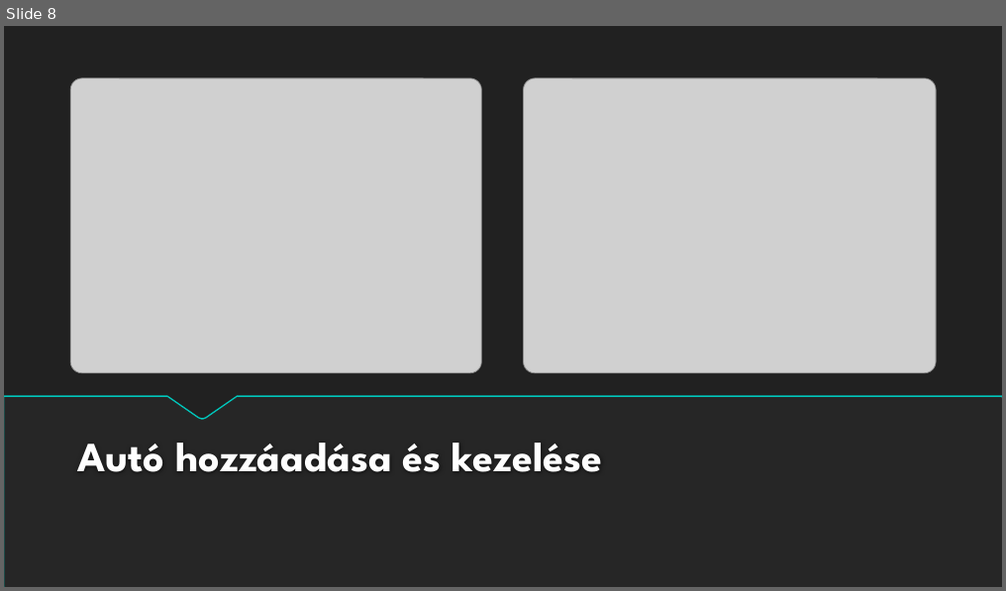
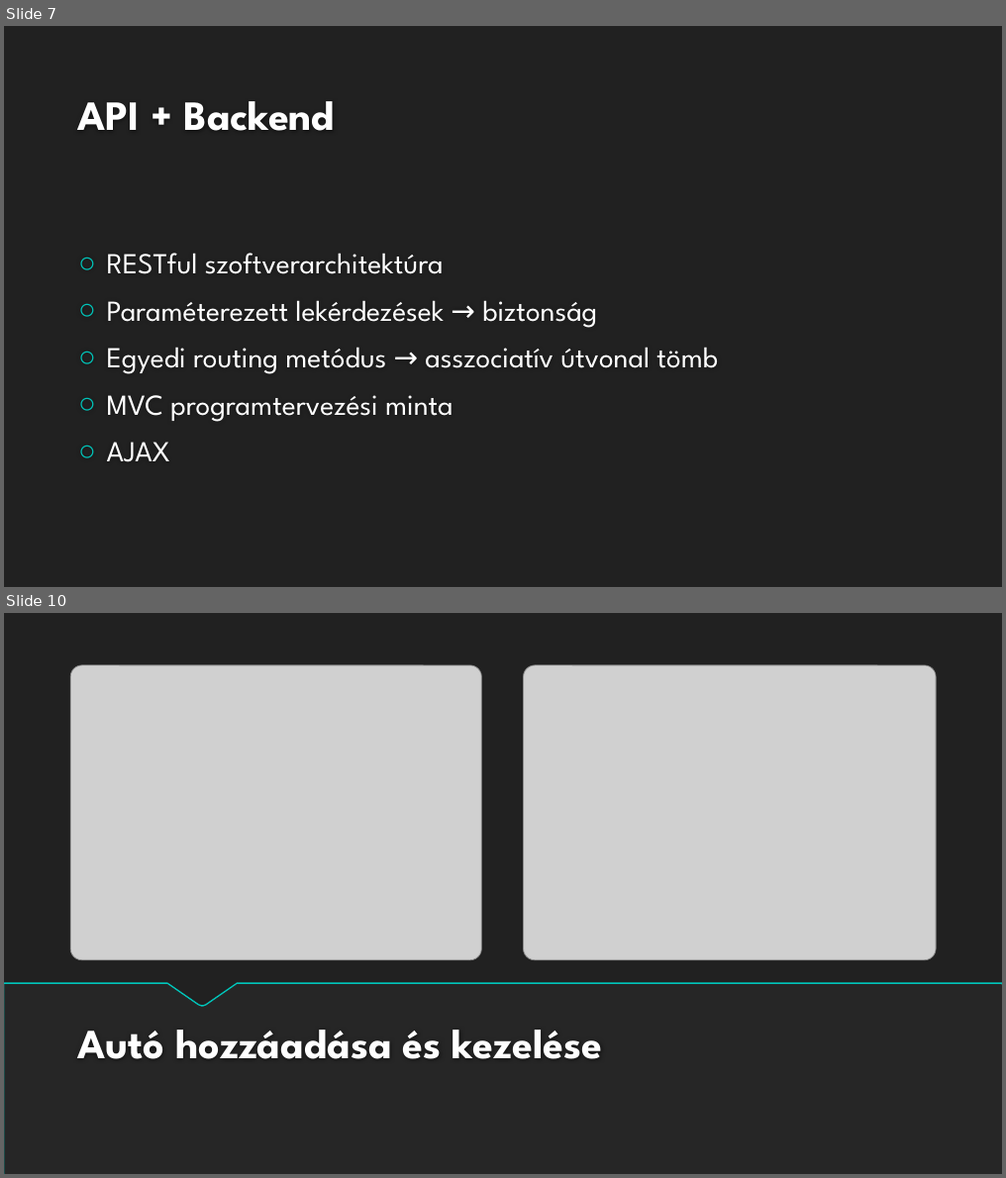
Before and after one commit to Andris2579/automuhely, a slide deck: Autóműhely.pptx. Shown one above the other, each under a label of ours: slide 8 before the commit, slides 7 and 10 after it; the slides between them are not shown. The pictures are 1006x591 and 1006x1178 pixels, drawn with LibreOffice and Linux fonts; fonts in the diff are those of the drawing; grey boxes stand for pictures; background and template pictures are left out. Boxes give left, top, right and bottom in pixels: in the first picture for what was removed or moved away, otherwise in the second. Text is boxed around its words. In the diff, an @@ line names an element or a change of style, - is before the commit and + after.

```diff
--- a/Autóműhely.pptx
+++ b/Autóműhely.pptx
@@ slide 7 added at [4, 26, 1002, 587], background #212121 @@
@@ title added at [78, 101, 336, 131], 40 pt, text #FEFEFE, bold @@
+API + Backend
@@ text added at [107, 253, 718, 463], 28 pt, text #FFFFFF @@
+○ RESTful szoftverarchitektúra
+○ Paraméterezett lekérdezések → biztonság
+○ Egyedi routing metódus → asszociatív útvonal tömb
+○ MVC programtervezési minta
+○ AJAX
@@ what was slide 8 is now slide 10 @@
```
Also in this commit, not shown: 10 slides changed, 8 other slides added, 4 slides removed.
